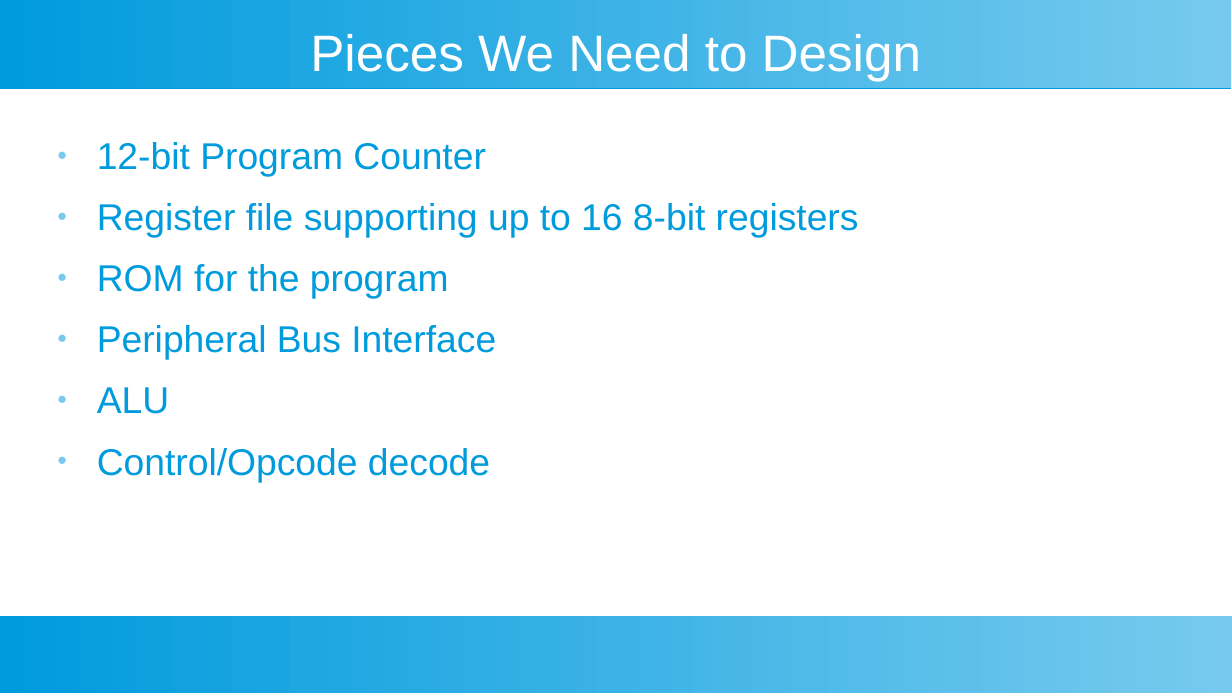
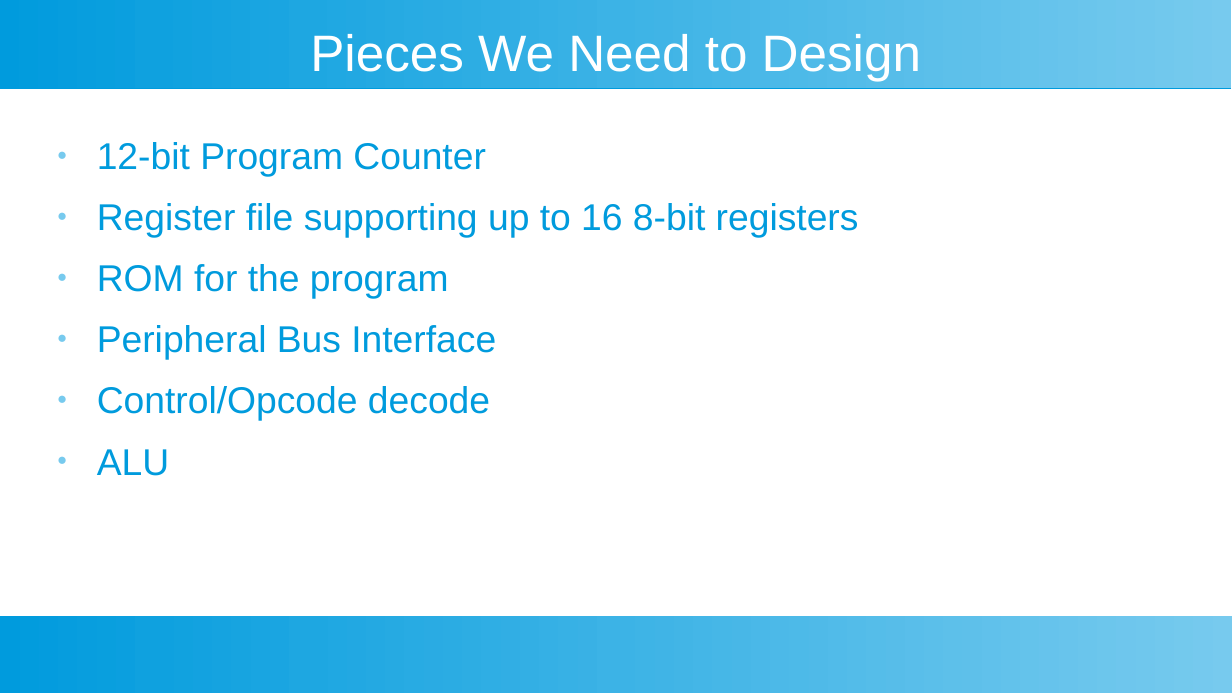
Before and after one commit to douggilliland/Design_A_CPU, a slide deck: slide 10 of Docs/DIY-FPGA-Computer-02_Architecture.odp. Drawn at 1232x693 pixels with LibreOffice and Linux fonts; fonts in the diff are those of the drawing. Boxes give left, top, right and bottom in pixels: in the first picture for what was removed or moved away, otherwise in the second. Text is boxed around its words. In the diff, an @@ line names an element or a change of style, - is before the commit and + after.

```diff
--- a/Docs/DIY-FPGA-Computer-02_Architecture.odp
+++ b/Docs/DIY-FPGA-Computer-02_Architecture.odp
@@ text at bbox=[97, 386, 490, 421]: paragraph added @@
+● Control/Opcode decode
@@ text at bbox=[97, 448, 490, 482]: paragraph removed @@
-● Control/Opcode decode
```
Also in this commit, not shown: 56 other files.
